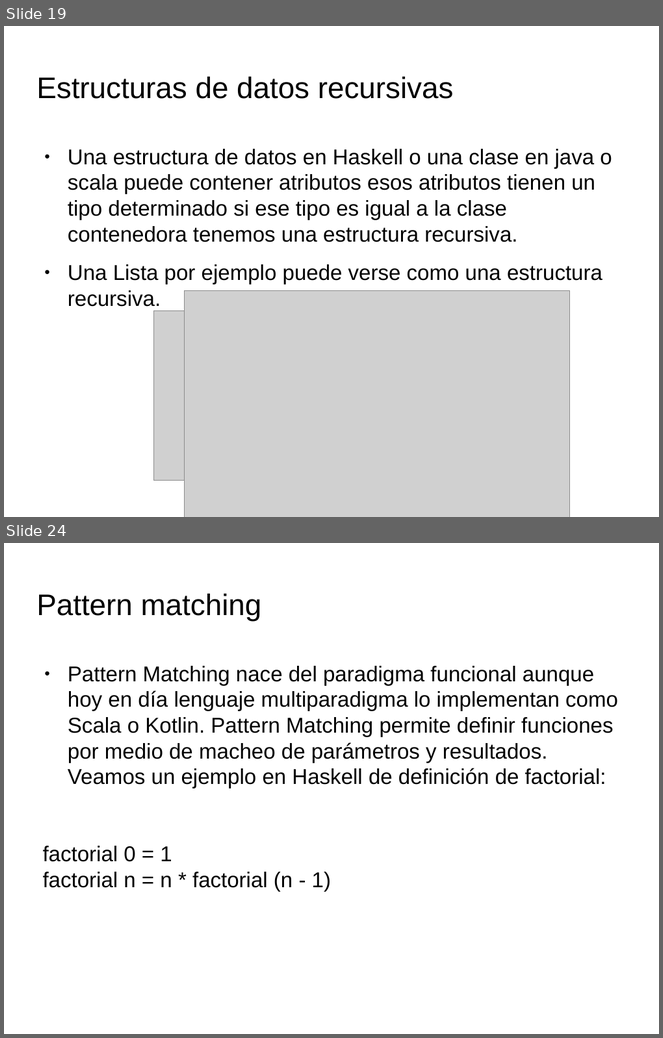
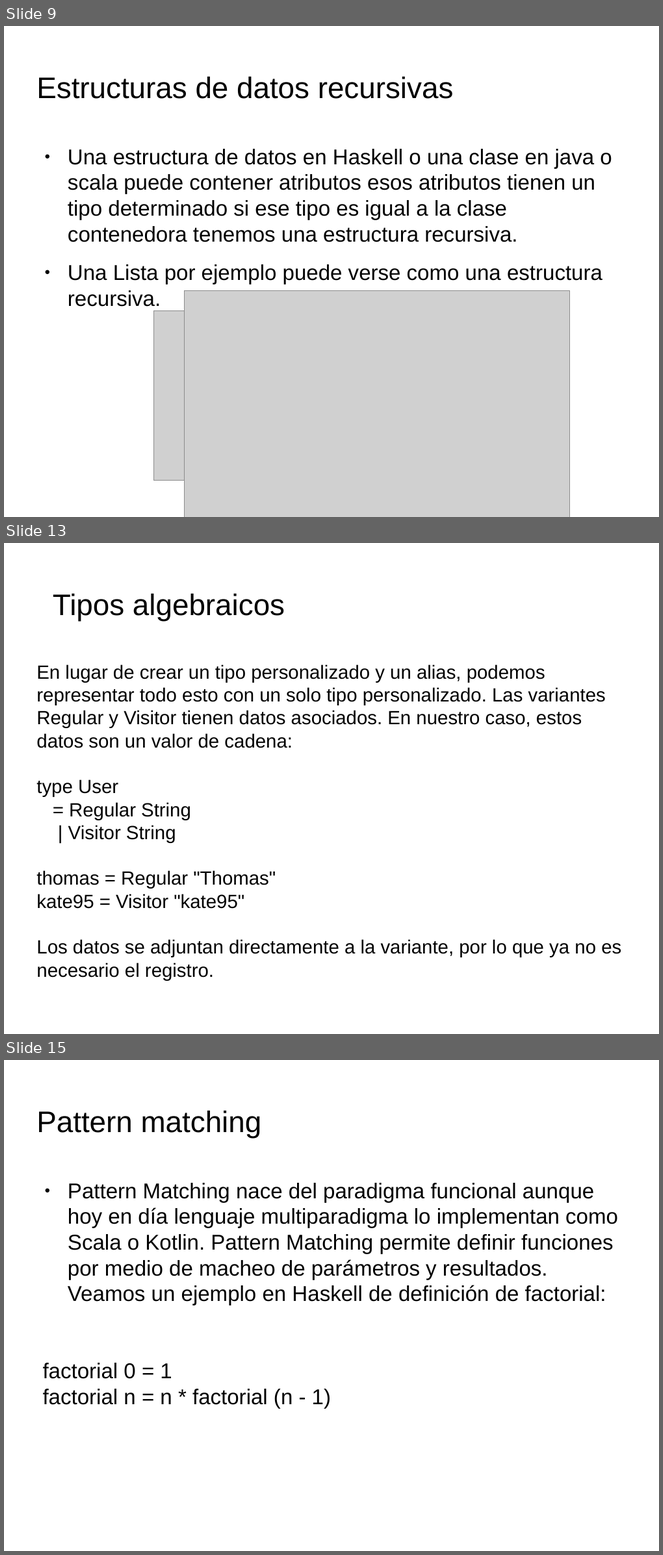
Before and after one commit to totis023/paradigmaUAP2025, a slide deck: funcional/clase3.pptx. Shown one above the other, each under a label of ours: slides 19 and 24 before the commit, slides 9, 13 and 15 after it; the slides between them are not shown. The pictures are 663x1038 and 663x1555 pixels, drawn with LibreOffice and Linux fonts; fonts in the diff are those of the drawing; grey boxes stand for pictures; background and template pictures are left out. Boxes give left, top, right and bottom in pixels: in the first picture for what was removed or moved away, otherwise in the second. Text is boxed around its words. In the diff, an @@ line names an element or a change of style, - is before the commit and + after.

```diff
--- a/funcional/clase3.pptx
+++ b/funcional/clase3.pptx
@@ slide 13 added at <box>4,543,659,1034</box>, background picture (left out) @@
@@ text added at <box>53,593,285,621</box>, 32.7 pt, text #000000 @@
+Tipos algebraicos
@@ text added at <box>36,665,622,980</box>, 21 pt, text #000000 @@
+En lugar de crear un tipo personalizado y un alias, podemos representar todo esto con un solo tipo personalizado. Las variantes Regular y Visitor tienen datos asociados. En nuestro caso, estos datos son un valor de cadena:
+type User
+= Regular String
+| Visitor String
+thomas = Regular "Thomas"
+kate95 = Visitor "kate95"
+Los datos se adjuntan directamente a la variante, por lo que ya no es necesario el registro.
@@ what was slide 19 is now slide 9 @@
@@ what was slide 24 is now slide 15 @@
```
Also in this commit, not shown: 2 slides changed, 7 other slides added, 21 slides removed, 1 other file.
